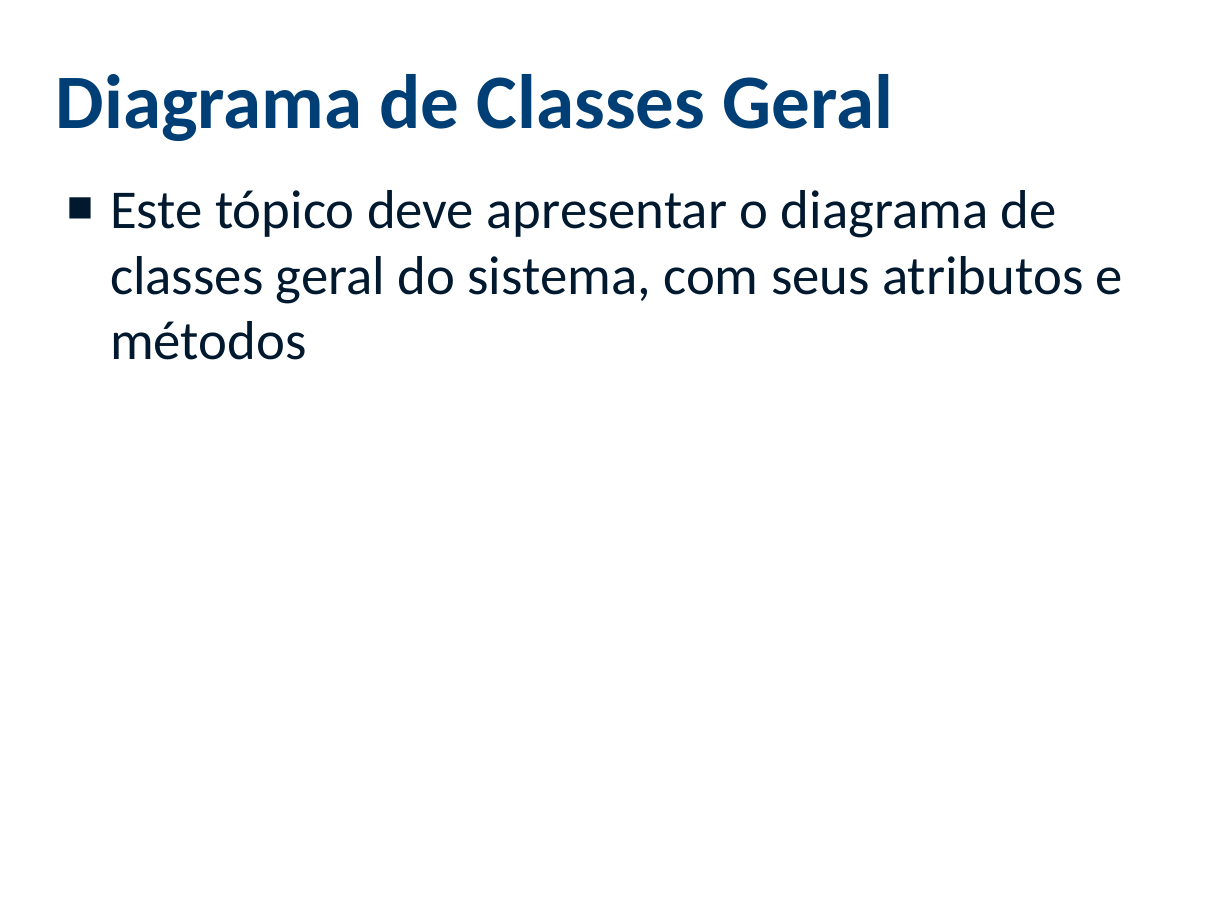
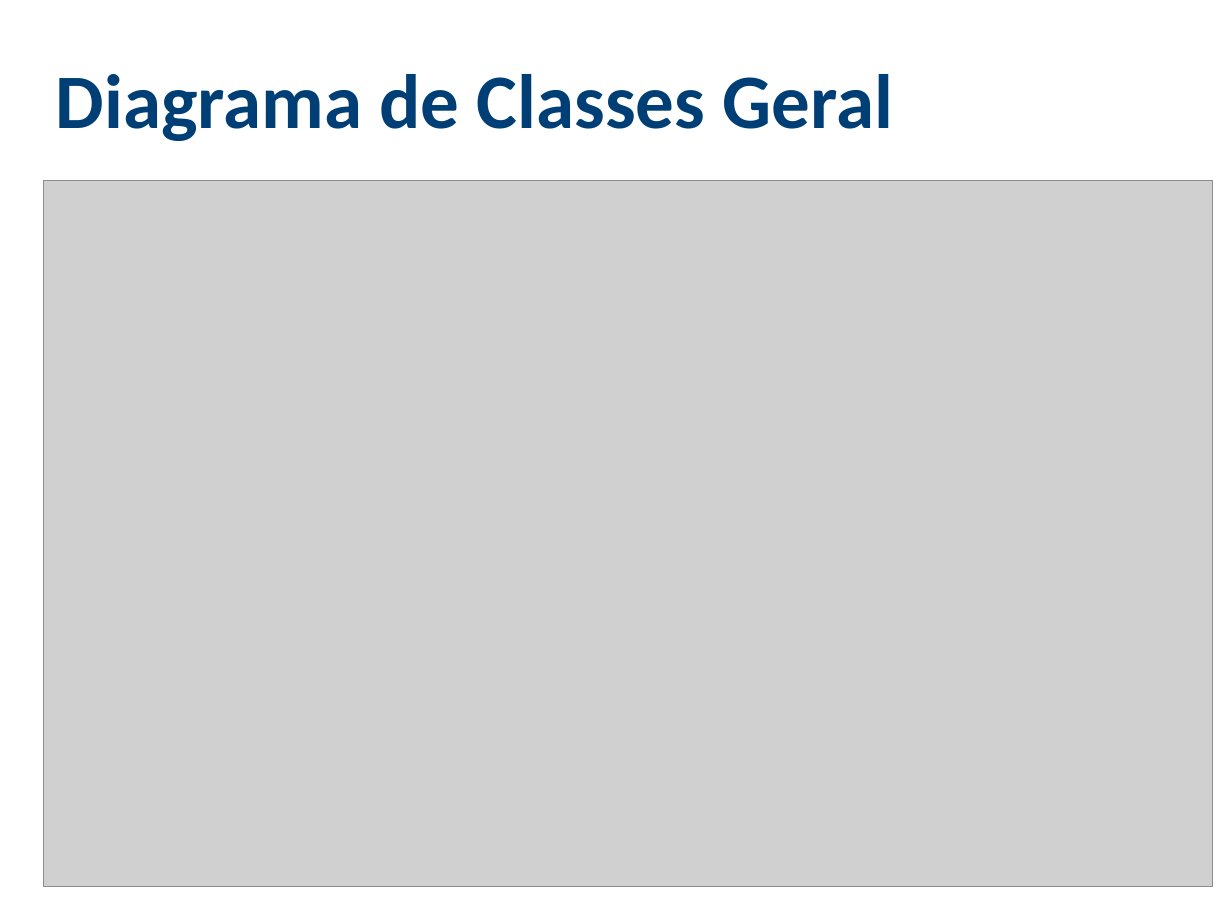
Before and after one commit to viniciussouza1210/ProjetoFinal, a slide deck: slide 34 of ANÁLISE/Modelo Apresentacao Analise (1).pptx (slide 12 before the commit). Drawn at 1232x924 pixels with LibreOffice and Linux fonts; fonts in the diff are those of the drawing; grey boxes stand for pictures; background and template pictures are left out. Boxes give left, top, right and bottom in pixels: in the first picture for what was removed or moved away, otherwise in the second. Text is boxed around its words. In the diff, an @@ line names an element or a change of style, - is before the commit and + after.

```diff
--- a/ANÁLISE/Modelo Apresentacao Analise (1).pptx
+++ b/ANÁLISE/Modelo Apresentacao Analise (1).pptx
@@ picture added at (43, 181, 1212, 887) @@
@@ text removed at (110, 190, 1123, 360) @@
-■ Este tópico deve apresentar o diagrama de classes geral do sistema, com seus atributos e métodos
```
Also in this commit, not shown: 6 other slides changed, 26 slides added, 1 slide removed, 8 other files.
